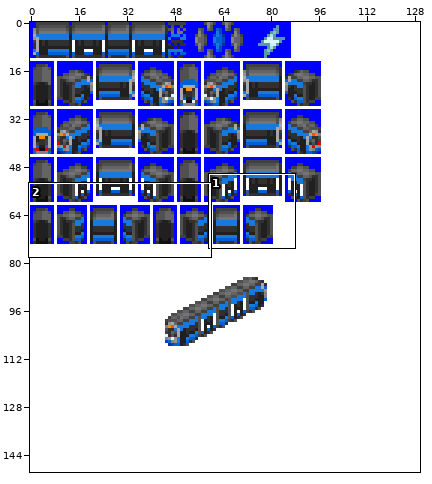
Two versions of one sprite sheet, gfx/Tram/Birmingham_Urbos3.png. The picture above shows the old version from afar; the outline marks the close-up.
Close-up. Earlier state:
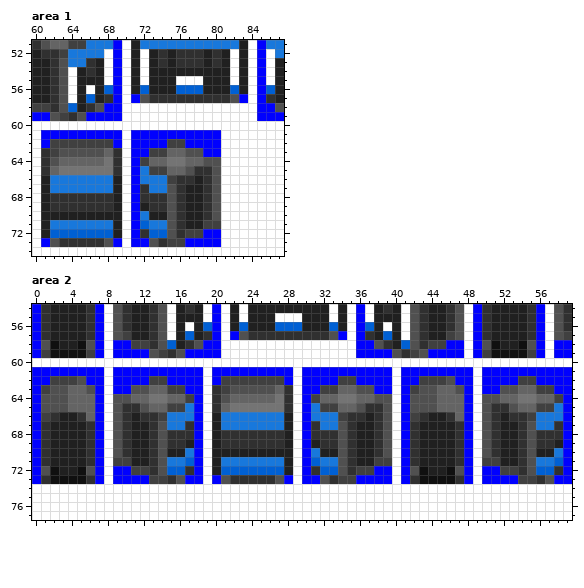
The file is 130x150 pixels. Colours within 5 levels of each other are drawn and written as one. Shown: area 1: x 60..87, y 51..74; area 2: x 0..59, y 54..77.
And afterwards:
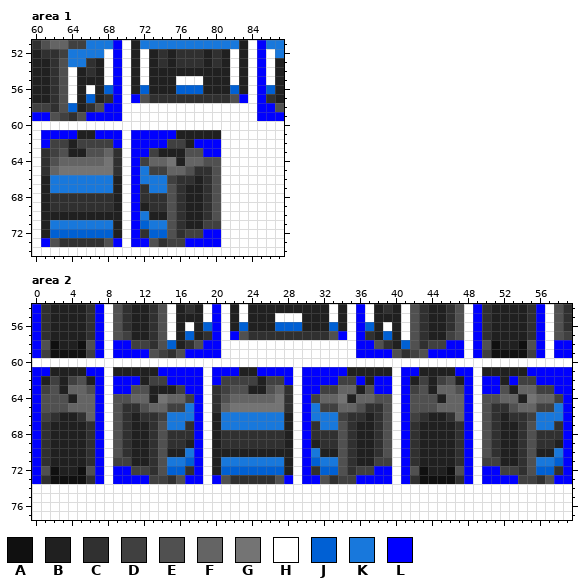
Palette (. is transparent): A #101010  B #202020  C #303030  D #404040  E #505050  F #646464  G #747474  H #ffffff  J #0060d4  K #1878dc  L #0000ff
Edits made:
{"where": "area 1"}
{"y":61,"x":65,"old":"LL","new":"BB"}
{"y":61,"x":76,"old":"LLLLL","new":"BBBBB"}
{"y":62,"x":64,"old":"D","new":"B"}
{"y":62,"x":77,"old":"L","new":"B"}
{"y":63,"x":64,"old":"EE","new":"BB"}
{"y":63,"x":74,"old":"DFF","new":"BBB"}
{"y":64,"x":76,"old":"G","new":"B"}
{"where": "area 2"}
{"y":61,"x":2,"old":"LLLL","new":"BBBB"}
{"y":61,"x":9,"old":"LLLLL","new":"BBBBB"}
{"y":61,"x":23,"old":"LL","new":"BB"}
{"y":61,"x":35,"old":"LLLLL","new":"BBBBB"}
{"y":61,"x":43,"old":"LLLL","new":"BBBB"}
{"y":61,"x":50,"old":"LLLLL","new":"BBBBB"}
{"y":62,"x":1,"old":"L","new":"B"}
{"y":62,"x":3,"old":"D","new":"B"}
{"y":62,"x":6,"old":"L","new":"B"}
{"y":62,"x":12,"old":"L","new":"B"}
{"y":62,"x":25,"old":"D","new":"B"}
{"y":62,"x":37,"old":"L","new":"B"}
{"y":62,"x":42,"old":"L","new":"B"}
{"y":62,"x":44,"old":"D","new":"B"}
{"y":62,"x":47,"old":"L","new":"B"}
{"y":62,"x":52,"old":"L","new":"B"}
{"y":63,"x":3,"old":"E","new":"B"}
{"y":63,"x":13,"old":"FFD","new":"BBB"}
{"y":63,"x":24,"old":"EE","new":"BB"}
{"y":63,"x":36,"old":"E","new":"B"}
{"y":63,"x":44,"old":"E","new":"B"}
{"y":63,"x":53,"old":"E","new":"B"}
{"y":64,"x":4,"old":"F","new":"B"}
{"y":64,"x":13,"old":"G","new":"B"}
{"y":64,"x":35,"old":"G","new":"B"}
{"y":64,"x":45,"old":"F","new":"B"}
{"y":64,"x":54,"old":"G","new":"B"}
